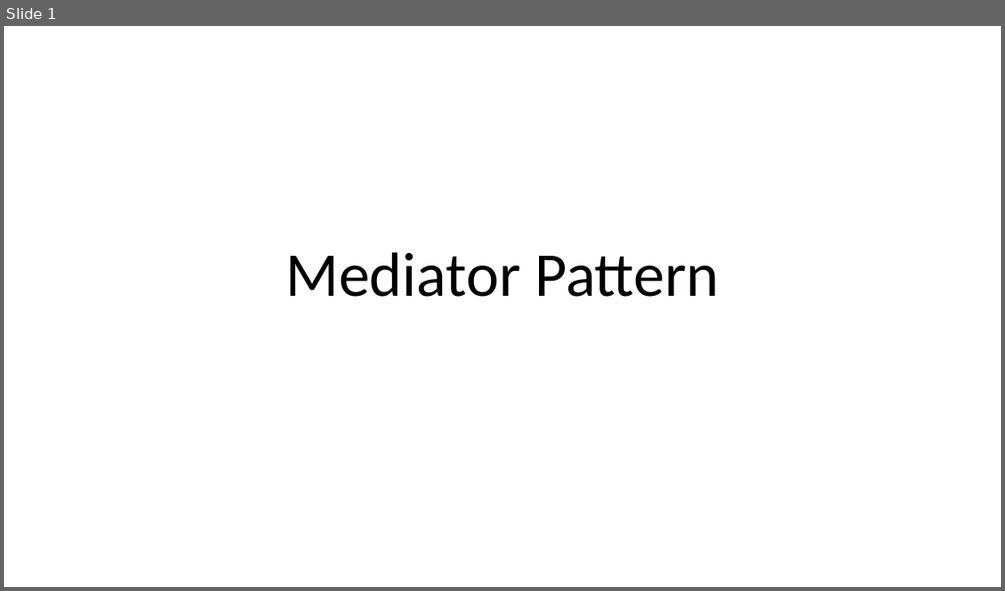
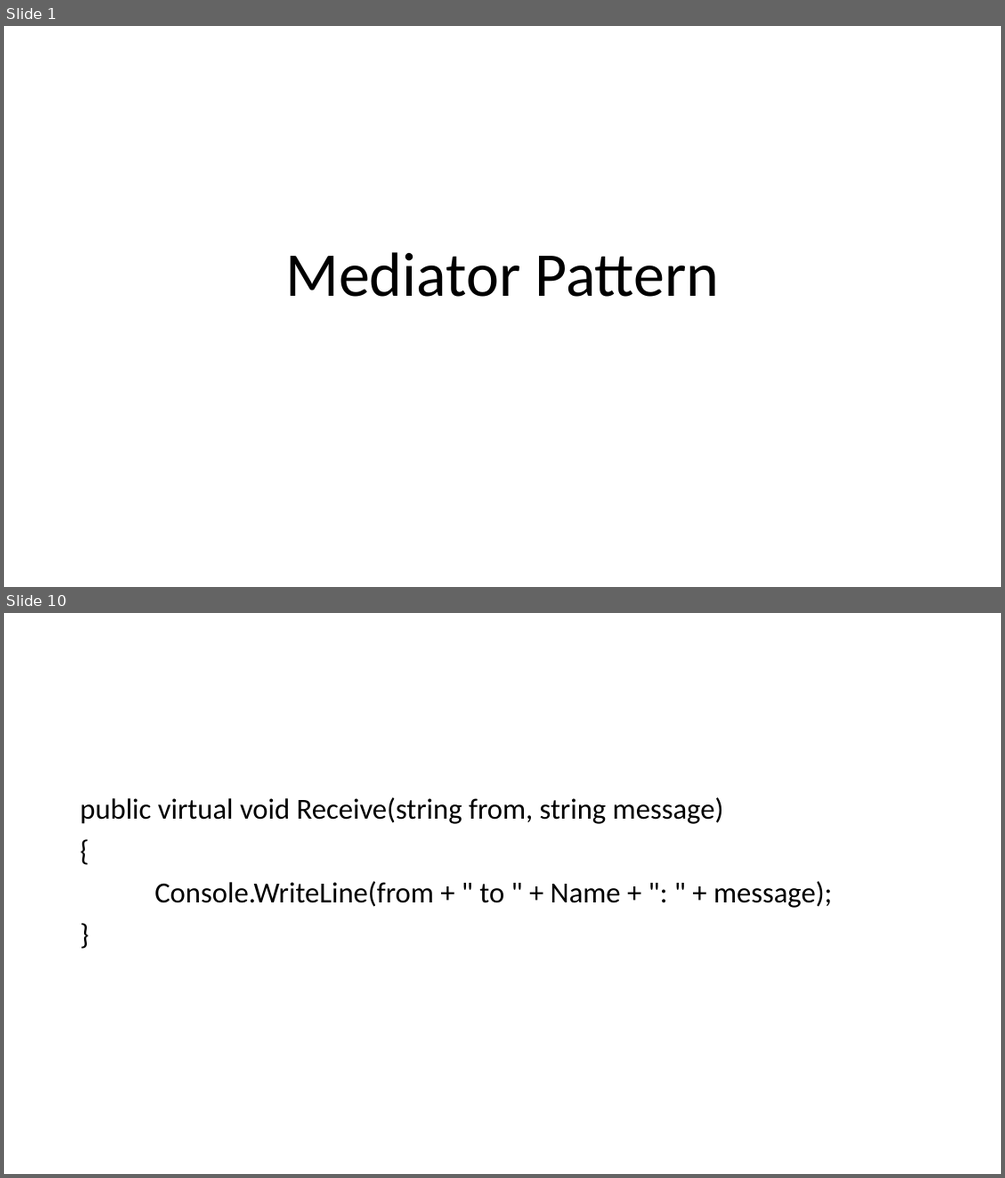
Before and after one commit to BjornNorgaard/I4SWD, a slide deck: MediatorPattern/Presentation/Mediator Pattern.pptx. Shown one above the other, each under a label of ours: slide 1 before the commit, slides 1 and 10 after it; the slides between them are not shown. The pictures are 1005x591 and 1005x1178 pixels, drawn with LibreOffice and Linux fonts; fonts in the diff are those of the drawing. Boxes give left, top, right and bottom in pixels: in the first picture for what was removed or moved away, otherwise in the second. Text is boxed around its words. In the diff, an @@ line names an element or a change of style, - is before the commit and + after.

```diff
--- a/MediatorPattern/Presentation/Mediator Pattern.pptx
+++ b/MediatorPattern/Presentation/Mediator Pattern.pptx
@@ slide 10 added at box(4, 613, 1001, 1174), background #FFFFFF @@
@@ text added at box(80, 797, 832, 908), 28 pt, text #000000 @@
+public virtual void Receive(string from, string message)
+{
+Console.WriteLine(from + " to " + Name + ": " + message);
+}
```
Also in this commit, not shown: 8 other slides added, 3 other files.
